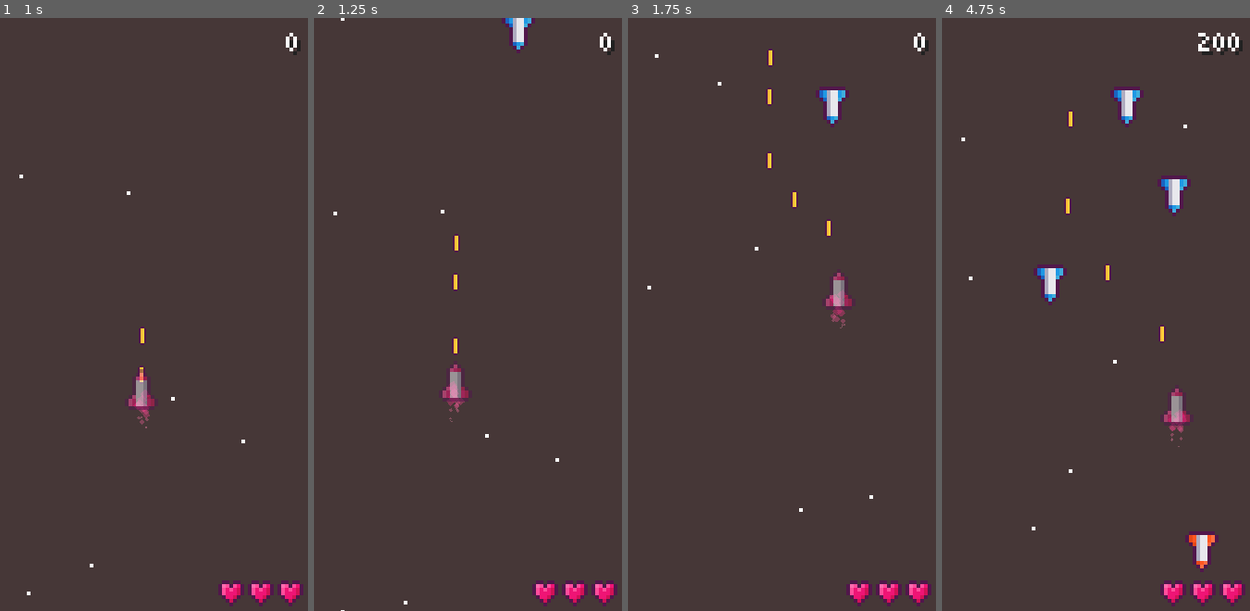
Above: before the commit, frames 1-4 (left to right).
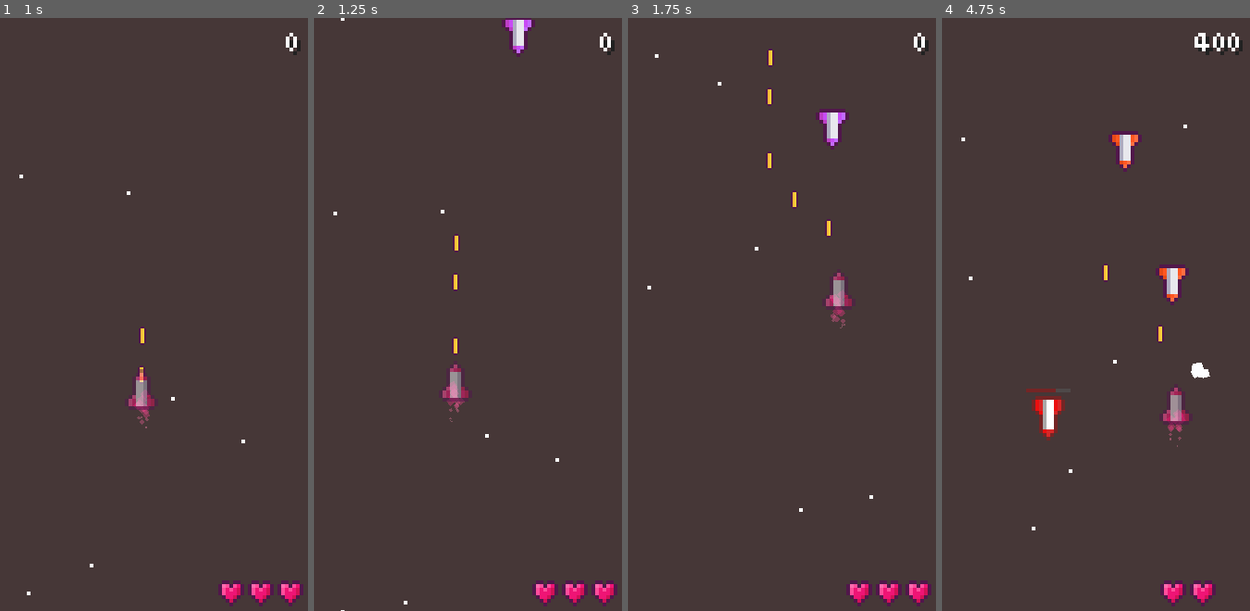
Above: after the commit, the same moments.

Repository: xinyer/game-spaceshooter
Game: Godot game, scene res://scene/Main.tscn
The game is run twice, just before and just after one commit, with the same random seed, the same clock (stepped at 60 frames per second) and the same inputs.
Inputs (mouse positions are in pixels of both pictures, inside the frame that each line leads up to):
- Up to frame 1 (1 s): click "START" at 0.5 s
- Up to frame 2 (1.25 s): no input
- Up to frame 3 (1.75 s): move the mouse to (843, 284) at 1.27 s
- Up to frame 4 (4.75 s): move the mouse to (1015, 344) at 2.02 s; move the mouse to (1117, 184) at 2.77 s; move the mouse to (1068, 433) at 3.52 s; move the mouse to (1182, 403) at 4.27 s

Frame 1 is identical in both runs. In frame 2, 0.2% of the frame differs, in the area x 60-72%, y 0-7%; in frame 3, 0.7%; in frame 4, 4.3%, in the area x 27-99%, y 3-100%.

Commit message:
Add reward enemy with blood bar

Diff:
--- /dev/null
+++ b/scene/RewardEnemy.tscn
@@ -0,0 +1,33 @@
+[gd_scene load_steps=5 format=2]
+
+[ext_resource path="res://scene/Enemy3.tscn" type="PackedScene" id=1]
+[ext_resource path="res://assets/RewardEnemy.png" type="Texture" id=2]
+
+[sub_resource type="StyleBoxLine" id=3]
+color = Color( 0.462745, 0.14902, 0.14902, 1 )
+
+[sub_resource type="StyleBoxLine" id=2]
+color = Color( 0.309804, 0.290196, 0.290196, 1 )
+
+[node name="Enemy" instance=ExtResource( 1 )]
+position = Vector2( 24, 9 )
+rotation = 0.0
+texture = ExtResource( 2 )
+health = 5
+
+[node name="BloodProgressBar" type="ProgressBar" parent="." index="1"]
+anchor_left = 0.5
+anchor_right = 0.5
+margin_left = -9.0
+margin_top = -8.0
+margin_right = 1.0
+margin_bottom = -6.0
+custom_styles/fg = SubResource( 3 )
+custom_styles/bg = SubResource( 2 )
+max_value = 10.0
+step = 1.0
+value = 5.0
+percent_visible = false
+__meta__ = {
+"_edit_use_anchors_": false
+}
--- a/script/Enemy.gd
+++ b/script/Enemy.gd
@@ -12,10 +12,15 @@
 func _ready():
 	if Global.world != null:
 		connect("node_instance", Global.world, "_node_instance")
+
+	if $BloodProgressBar != null:
+		$BloodProgressBar.max_value = health
 	pass
 
 func _process(delta):
 	global_position.y += speed * delta
+	if $BloodProgressBar != null:
+		$BloodProgressBar.value = health
 	if global_position.y > 200:
 		queue_free()
 	pass
--- a/script/World.gd
+++ b/script/World.gd
@@ -1,6 +1,6 @@
 extends Node2D
 
-var enemys = [preload("res://scene/Enemy1.tscn"), preload("res://scene/Enemy2.tscn"), preload("res://scene/Enemy3.tscn")]
+var enemys = [preload("res://scene/Enemy1.tscn"), preload("res://scene/Enemy2.tscn"), preload("res://scene/Enemy3.tscn"), preload("res://scene/RewardEnemy.tscn")]
 
 
 func _ready():
Binary file added: assets/RewardEnemy.png
Not shown, added: assets/RewardEnemy.png.import
